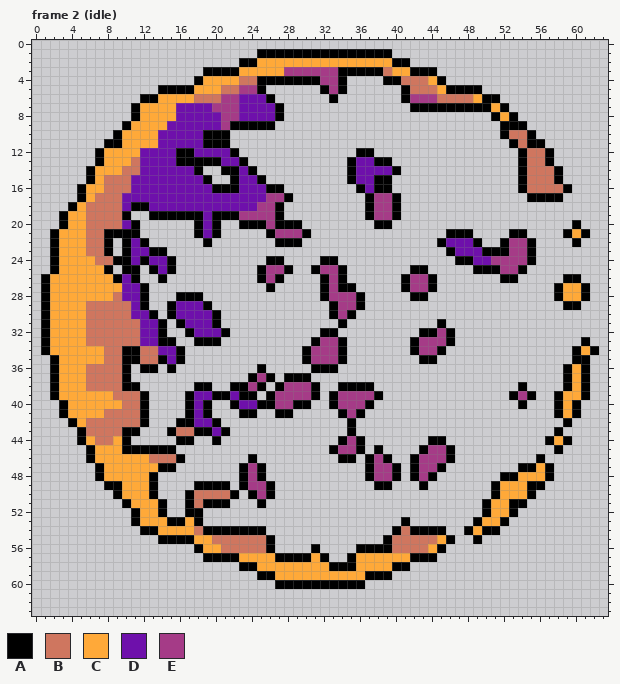
Edited in one commit: pixel-art file (packages/game-client/src/assets/fx{m}/summon-neutral.aseprite). This is how it looked before the edit.
64x64 pixels, 12 frames. Shown: frame 2 (idle). The commit also changed other frames, which this record leaves out.
Palette (. is transparent): A #000000  B #cf765f  C #ffa939  D #6e10ab  E #a53b87
After:
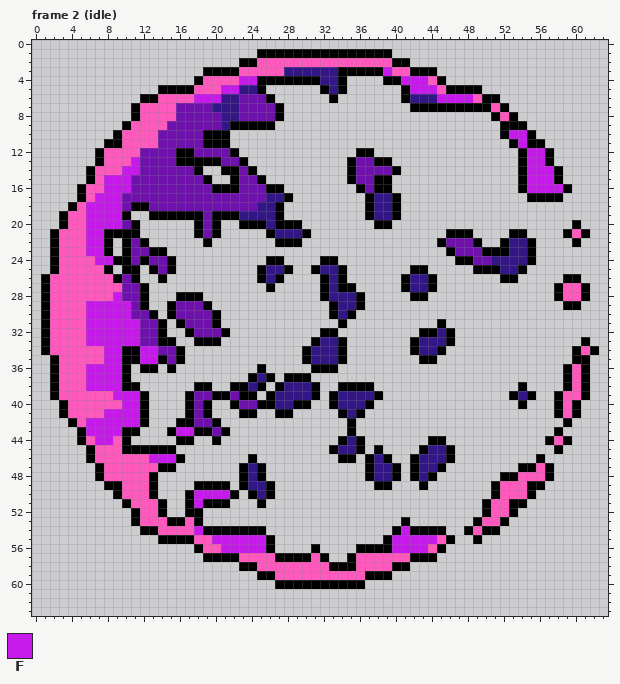
Colours new in this view: F #c51aea
Edits made:
colour C: #ffa939 -> #ff59be
colour E: #a53b87 -> #331685
Frame 2 (idle):
y 3: x 39 B -> F
y 4: x 23..24 BB -> FF; x 41..43 BBB -> FFF
y 5: x 21..22 BB -> FF; x 42..44 BBB -> FFF
y 6: x 18..20 BBB -> FFF; x 45..48 BBBB -> FFFF
y 10: x 53..54 BB -> FF
y 11: x 54 B -> F
y 12: x 55..56 BB -> FF
y 13: x 11 B -> F; x 55..56 BB -> FF
y 14: x 10..11 BB -> FF; x 55..57 BBB -> FFF
y 15: x 8..10 BBB -> FFF; x 55..57 BBB -> FFF
y 16: x 8..10 BBB -> FFF; x 55..58 BBBB -> FFFF
y 17: x 7..9 BBB -> FFF
y 18..20: x 6..9 BBBB -> FFFF
y 21..23: x 6..7 BB -> FF
y 24: x 7..8 BB -> FF
y 28: x 9 B -> F
y 29..30: x 6..10 BBBBB -> FFFFF
y 31..33: x 6..11 BBBBBB -> FFFFFF
y 34..35: x 8..9 BB -> FF; x 12..13 BB -> FF
y 36..38: x 6..9 BBBB -> FFFF
y 39: x 9..11 BBB -> FFF
y 40: x 10..11 BB -> FF
y 41: x 8..11 BBBB -> FFFF
y 42: x 6..11 BBBBBB -> FFFFFF
y 43: x 6..9 BBBB -> FFFF; x 16..17 BB -> FF
y 44: x 7..8 BB -> FF
y 46: x 13..15 BBB -> FFF
y 50: x 18..21 BBBB -> FFFF
y 51: x 18 B -> F
y 54: x 18 B -> F; x 41 B -> F
y 55: x 20..25 BBBBBB -> FFFFFF; x 40..44 BBBBB -> FFFFF
y 56: x 21..25 BBBBB -> FFFFF; x 40..43 BBBB -> FFFF
Pixel boxes of the changes (left, top, right, bottom) in both pictures:
changed: (50, 58, 590, 580)
